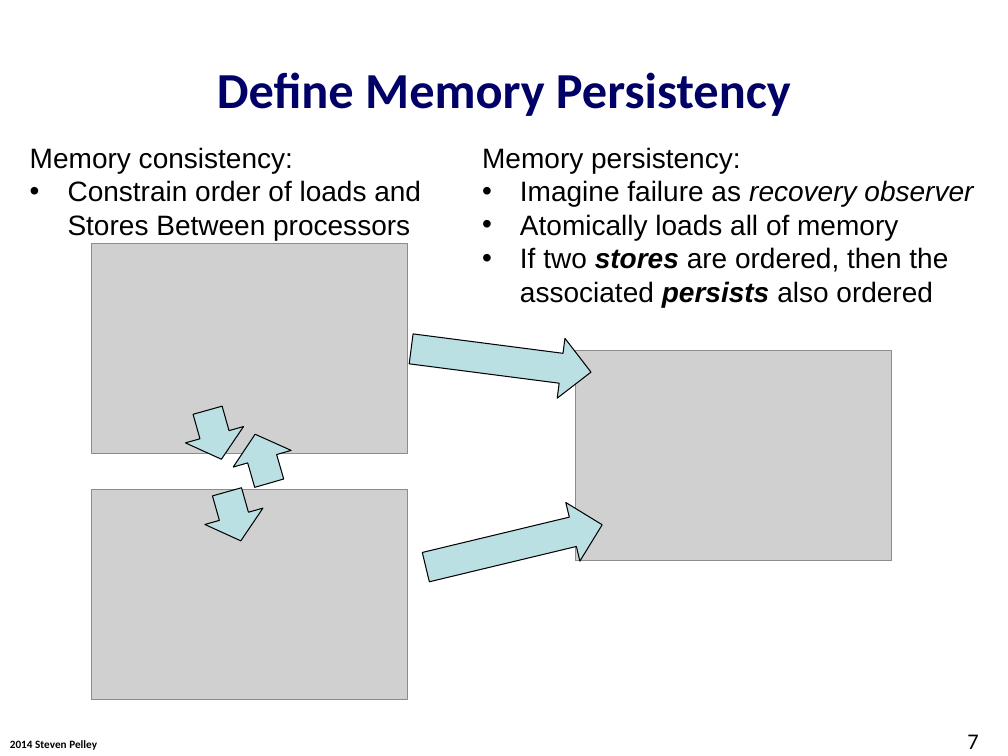
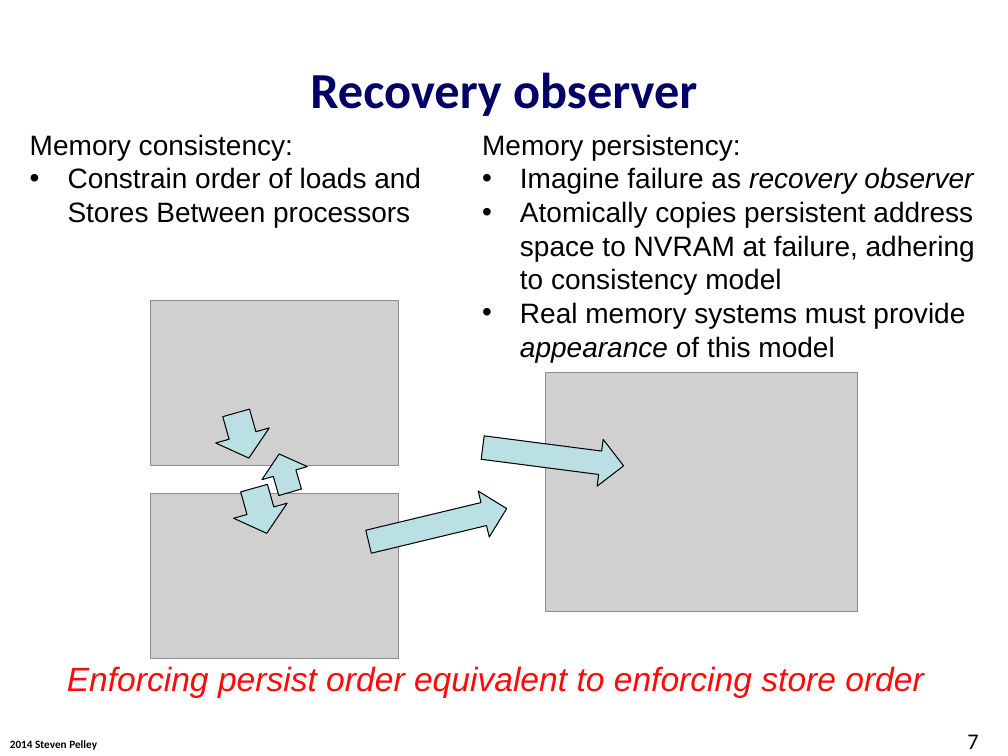
Before and after one commit to Abulila/dissertation, a slide deck: slide 7 of proposal/defense.pptx. Drawn at 1008x756 pixels with LibreOffice and Linux fonts; fonts in the diff are those of the drawing; grey boxes stand for pictures; background and template pictures are left out. Boxes give left, top, right and bottom in pixels: in the first picture for what was removed or moved away, otherwise in the second. Text is boxed around its words. In the diff, an @@ line names an element or a change of style, - is before the commit and + after.

Commit message:
defense.pptx: persistency definition and backup slides

```diff
--- a/proposal/defense.pptx
+++ b/proposal/defense.pptx
@@ title at [310, 72, 697, 116]: text changed @@
-Define Memory Persistency
+Recovery observer
@@ text "Memory consistency:": place and size @@
-text "Memory consistency:" at [30, 147, 421, 240]
+text "Memory consistency:" at [30, 134, 421, 227]
@@ text "Memory persistency:": place and size @@
-text "Memory persistency:" at [482, 147, 973, 307]
+text "Memory persistency:" at [482, 134, 975, 362]
@@ text at [520, 201, 975, 362]: text changed @@
-• Atomically loads all of memory
-• If two stores are ordered, then the associated persists also ordered
+• Atomically copies persistent address space to NVRAM at failure, adhering to consistency model
+• Real memory systems must provide appearance of this model
@@ picture: place and size @@
-picture at [92, 244, 408, 454]
+picture at [151, 301, 399, 466]
@@ picture: place and size @@
-picture at [576, 351, 892, 560]
+picture at [545, 373, 857, 611]
@@ right arrow: place and size @@
-right arrow at [179, 402, 251, 467]
+right arrow at [209, 405, 276, 465]
@@ right arrow: place and size @@
-right arrow at [226, 426, 299, 492]
+right arrow at [257, 447, 314, 499]
@@ right arrow: place and size @@
-right arrow at [407, 319, 595, 403]
+right arrow at [479, 424, 626, 490]
@@ picture: place and size @@
-picture at [92, 489, 408, 699]
+picture at [151, 494, 399, 658]
@@ right arrow: place and size @@
-right arrow at [198, 483, 270, 549]
+right arrow at [227, 480, 294, 541]
@@ right arrow: place and size @@
-right arrow at [419, 496, 609, 597]
+right arrow at [363, 486, 513, 565]
@@ text added at [67, 666, 923, 698], 24 pt, text #FF0909, italic @@
+Enforcing persist order equivalent to enforcing store order
```
Also in this commit, not shown: 15 other slides changed, 9 slides added.
